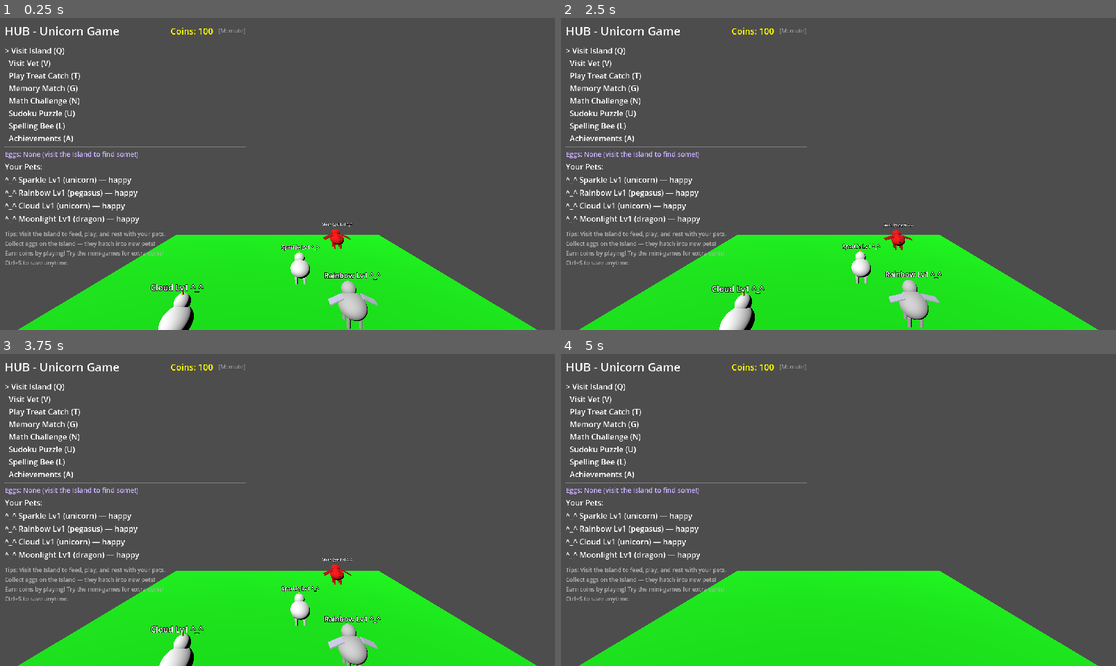
Above: before the commit, frames 1-4 (two rows, left to right).
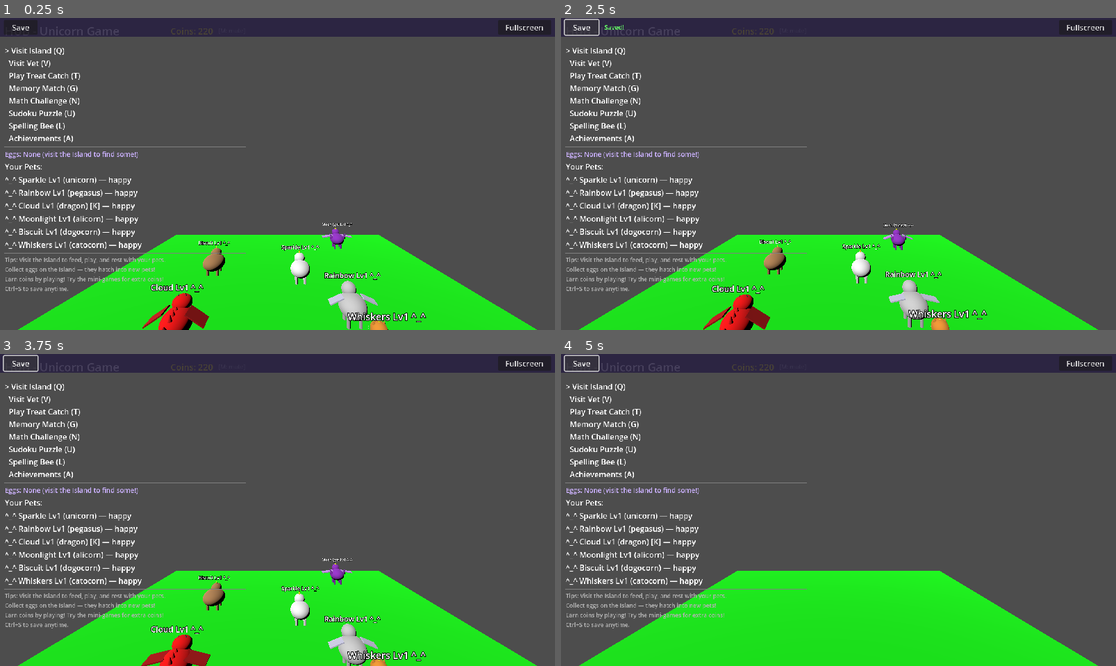
Above: after the commit, the same moments.

Repository: cooneycw/unicorn-game
Game: Godot game, scene res://scenes/Main.tscn
Two runs of this game, one before a commit and one after it. Both use one fixed random seed, a clock stepped at 60 frames per second and the inputs below.
Inputs (mouse positions are in pixels of both pictures, inside the frame that each line leads up to):
- Up to frame 1 (0.25 s): no input
- Up to frame 2 (2.5 s): click (583, 27) at 0.5 s, where only the run after the commit has a clickable "Save"; hold D 1.28-2.03 s; tap F at 1.35 s; tap P at 1.55, 2.1 s; hold S from 2.03 s (still down); tap R at 2.3 s
- Up to frame 3 (3.75 s): release S at 2.78 s; hold D 2.78-3.53 s; tap R at 2.85 s; tap E at 3.05, 3.6 s; hold W from 3.53 s (still down)
- Up to frame 4 (5 s): tap B at 3.8, 4.35 s; release W at 4.28 s; hold A from 4.28 s (still down); tap F at 4.55 s; tap Escape at 4.9 s

The runs differ from the first frame. In frame 1, 9.2% of the frame differs, in the area x 0-100%, y 0-100%; in frame 2, 9.2%; in frame 3, 9.1%; in frame 4, 7.8%.

Commit message:
feat: fix UI overlap, add all pet types, task bar with Save/Fullscreen
- Island UI: replace absolute positioning with VBoxContainer layout
  to fix overlapping text on left side
- Starting pets: add all 6 types (unicorn, pegasus, dragon, alicorn,
  dogocorn, catocorn) so cats and dogs are visible from first launch
- Guarantee at least one starting pet has a koala rider
- Fix coin exploit: increase action cooldown from 0.5s to 2.0s and
  filter key echo/repeat events on action keys (F/P/R/E)
- Add persistent top task bar (autoloaded CanvasLayer) with Save
  button and Fullscreen toggle across all scenes

Co-Authored-By: Claude Opus 4.6 <noreply@anthropic.com>

Diff:
--- a/project.godot
+++ b/project.godot
@@ -18,6 +18,7 @@
 AchievementManager="*res://scenes/AchievementManager.tscn"
 GameManager="*res://scenes/GameManager.tscn"
 AudioManager="*res://scenes/AudioManager.tscn"
+TaskBar="*res://scenes/TaskBar.tscn"
 
 [debug]
 
--- /dev/null
+++ b/scenes/TaskBar.tscn
@@ -0,0 +1,6 @@
+[gd_scene load_steps=2 format=3]
+
+[ext_resource type="Script" path="res://scripts/TaskBar.gd" id="1"]
+
+[node name="TaskBar" type="CanvasLayer"]
+script = ExtResource("1")
--- a/scripts/Island.gd
+++ b/scripts/Island.gd
@@ -14,9 +14,9 @@
 var _instructions_label: Label
 var _feedback_timer: float = 0.0
 
-# Action cooldown to prevent exploits (e.g. holding P+R)
+# Action cooldown to prevent exploits (e.g. holding P+R or rapid tapping)
 var _action_cooldown: float = 0.0
-const ACTION_COOLDOWN_TIME: float = 0.5  # seconds between actions
+const ACTION_COOLDOWN_TIME: float = 2.0  # seconds between actions
 
 # Pet renaming mode
 var _renaming: bool = false
@@ -286,61 +286,66 @@
 	ui.name = "UI"
 	add_child(ui)
 
-	# Title
+	# Main vertical layout — no more overlapping absolute positions
+	var vbox = VBoxContainer.new()
+	vbox.position = Vector2(10, 10)
+	vbox.size = Vector2(500, 600)
+	ui.add_child(vbox)
+
+	# Title row with coins
+	var title_row = HBoxContainer.new()
+	vbox.add_child(title_row)
+
 	var title = Label.new()
 	title.text = "ISLAND"
-	title.position = Vector2(10, 10)
 	title.add_theme_font_size_override("font_size", 22)
-	ui.add_child(title)
-
-	# Coins display
+	title_row.add_child(title)
+
+	var spacer = Control.new()
+	spacer.size_flags_horizontal = Control.SIZE_EXPAND_FILL
+	title_row.add_child(spacer)
+
 	_coins_label = Label.new()
 	_coins_label.text = "Coins: %d" % game_manager.coins
-	_coins_label.position = Vector2(10, 35)
 	_coins_label.add_theme_font_size_override("font_size", 16)
 	_coins_label.add_theme_color_override("font_color", Color.YELLOW)
-	ui.add_child(_coins_label)
-
-	# Instructions
+	title_row.add_child(_coins_label)
+
+	# Instructions — split into two lines so they don't overflow
 	_instructions_label = Label.new()
-	_instructions_label.text = "WASD: move | UP/DOWN: select | F: feed | P: play | R: rest | E: egg | X: rename | Ctrl+S: save | ESC: back"
-	_instructions_label.position = Vector2(10, 55)
+	_instructions_label.text = "WASD: walk | UP/DOWN: select pet | F: feed | P: play | R: rest\nE: collect egg | X: rename | Ctrl+S: save | ESC: back"
 	_instructions_label.add_theme_font_size_override("font_size", 11)
-	ui.add_child(_instructions_label)
-
-	# Rename mode label (hidden by default)
+	vbox.add_child(_instructions_label)
+
+	vbox.add_child(HSeparator.new())
+
+	# Pet list
+	_pet_list_label = Label.new()
+	_pet_list_label.add_theme_font_size_override("font_size", 13)
+	vbox.add_child(_pet_list_label)
+
+	vbox.add_child(HSeparator.new())
+
+	# Stats for selected pet
+	_stats_label = Label.new()
+	_stats_label.add_theme_font_size_override("font_size", 13)
+	vbox.add_child(_stats_label)
+
+	vbox.add_child(HSeparator.new())
+
+	# Feedback message
+	_feedback_label = Label.new()
+	_feedback_label.add_theme_font_size_override("font_size", 15)
+	_feedback_label.add_theme_color_override("font_color", Color.GOLD)
+	vbox.add_child(_feedback_label)
+
+	# Rename mode label (centered, hidden by default)
 	_rename_label = Label.new()
 	_rename_label.position = Vector2(200, 300)
 	_rename_label.add_theme_font_size_override("font_size", 22)
 	_rename_label.add_theme_color_override("font_color", Color(0.4, 1.0, 0.4))
 	_rename_label.visible = false
 	ui.add_child(_rename_label)
-
-	# Pet list (dynamic position based on pet count)
-	_pet_list_label = Label.new()
-	_pet_list_label.position = Vector2(10, 75)
-	_pet_list_label.add_theme_font_size_override("font_size", 13)
-	ui.add_child(_pet_list_label)
-
-	# Stats for selected pet (position will be calculated dynamically)
-	_stats_label = Label.new()
-	_stats_label.position = Vector2(10, 200)
-	_stats_label.add_theme_font_size_override("font_size", 13)
-	ui.add_child(_stats_label)
-
-	# Feedback message (position will be calculated dynamically)
-	_feedback_label = Label.new()
-	_feedback_label.position = Vector2(10, 360)
-	_feedback_label.add_theme_font_size_override("font_size", 15)
-	_feedback_label.add_theme_color_override("font_color", Color.GOLD)
-	ui.add_child(_feedback_label)
-
-func _reposition_ui():
-	# Dynamically position stats and feedback based on pet list height
-	var pet_count = pet_ids.size()
-	var pet_list_bottom = 75 + (pet_count * 18) + 8
-	_stats_label.position.y = pet_list_bottom
-	_feedback_label.position.y = pet_list_bottom + 120
 
 func _highlight_selected():
 	if pet_ids.size() == 0:
@@ -354,7 +359,6 @@
 		var prefix = "> " if i == selected_pet_index else "  "
 		lines += "%s%s Lv%d (%s) %s\n" % [prefix, info["name"], level, info["type"], mood]
 	_pet_list_label.text = lines
-	_reposition_ui()
 
 func _update_stats_display():
 	if pet_ids.size() == 0:
@@ -644,6 +648,11 @@
 
 func _input(event):
 	if event is InputEventKey and event.pressed:
+		# Ignore key repeat (echo) for action keys — prevents hold-to-spam exploit
+		var is_action_key = event.keycode in [KEY_F, KEY_P, KEY_R, KEY_E]
+		if is_action_key and event.is_echo():
+			return
+
 		# Rename mode input handling
 		if _renaming:
 			if event.keycode == KEY_ESCAPE:
--- a/scripts/Main.gd
+++ b/scripts/Main.gd
@@ -206,12 +206,24 @@
 		_egg_label.text = "Eggs: %s" % ", ".join(parts)
 
 func _spawn_starting_pets():
-	var pet_names = ["Sparkle", "Rainbow", "Cloud", "Moonlight"]
-	var pet_types = ["unicorn", "pegasus", "unicorn", "dragon"]
+	var pet_names = ["Sparkle", "Rainbow", "Cloud", "Moonlight", "Biscuit", "Whiskers"]
+	var pet_types = ["unicorn", "pegasus", "dragon", "alicorn", "dogocorn", "catocorn"]
 
 	for i in range(pet_names.size()):
 		var pet_id = game_manager.add_pet(pet_names[i], pet_types[i])
 		_spawn_pet_in_world(pet_id)
+
+	# Guarantee at least one pet has a koala rider
+	var any_koala = false
+	for pid in game_manager.pets.keys():
+		if game_manager.pets[pid].get("has_koala", false):
+			any_koala = true
+			break
+	if not any_koala:
+		# Give a random starting pet a koala
+		var all_ids = game_manager.pets.keys()
+		var lucky_id = all_ids[randi() % all_ids.size()]
+		game_manager.pets[lucky_id]["has_koala"] = true
 
 	_refresh_pet_list()
 
--- /dev/null
+++ b/scripts/TaskBar.gd
@@ -0,0 +1,81 @@
+extends CanvasLayer
+
+# Persistent top task bar — Save button + Fullscreen toggle
+# Autoloaded so it appears on every scene automatically.
+
+var _save_button: Button
+var _fullscreen_button: Button
+var _save_feedback: Label
+var _feedback_timer: float = 0.0
+
+func _ready():
+	layer = 100  # render above everything
+
+	var panel = PanelContainer.new()
+	panel.anchor_right = 1.0
+	panel.size = Vector2(0, 36)
+
+	var style = StyleBoxFlat.new()
+	style.bg_color = Color(0.15, 0.12, 0.25, 0.85)
+	style.content_margin_left = 8
+	style.content_margin_right = 8
+	style.content_margin_top = 4
+	style.content_margin_bottom = 4
+	panel.add_theme_stylebox_override("panel", style)
+	add_child(panel)
+
+	var hbox = HBoxContainer.new()
+	hbox.add_theme_constant_override("separation", 12)
+	panel.add_child(hbox)
+
+	# Save button
+	_save_button = Button.new()
+	_save_button.text = "Save"
+	_save_button.custom_minimum_size = Vector2(70, 28)
+	_save_button.pressed.connect(_on_save_pressed)
+	hbox.add_child(_save_button)
+
+	# Save feedback text
+	_save_feedback = Label.new()
+	_save_feedback.text = ""
+	_save_feedback.add_theme_font_size_override("font_size", 13)
+	_save_feedback.add_theme_color_override("font_color", Color(0.4, 1.0, 0.4))
+	hbox.add_child(_save_feedback)
+
+	# Spacer
+	var spacer = Control.new()
+	spacer.size_flags_horizontal = Control.SIZE_EXPAND_FILL
+	hbox.add_child(spacer)
+
+	# Fullscreen button
+	_fullscreen_button = Button.new()
+	_fullscreen_button.custom_minimum_size = Vector2(110, 28)
+	_fullscreen_button.pressed.connect(_on_fullscreen_pressed)
+	_update_fullscreen_label()
+	hbox.add_child(_fullscreen_button)
+
+func _process(delta: float):
+	if _feedback_timer > 0:
+		_feedback_timer -= delta
+		if _feedback_timer <= 0:
+			_save_feedback.text = ""
+
+func _on_save_pressed():
+	var save_manager = get_tree().root.get_node_or_null("SaveManager")
+	if save_manager:
+		save_manager.save_game()
+	_save_feedback.text = "Saved!"
+	_feedback_timer = 2.0
+
+func _on_fullscreen_pressed():
+	if DisplayServer.window_get_mode() == DisplayServer.WINDOW_MODE_FULLSCREEN:
+		DisplayServer.window_set_mode(DisplayServer.WINDOW_MODE_WINDOWED)
+	else:
+		DisplayServer.window_set_mode(DisplayServer.WINDOW_MODE_FULLSCREEN)
+	_update_fullscreen_label()
+
+func _update_fullscreen_label():
+	if DisplayServer.window_get_mode() == DisplayServer.WINDOW_MODE_FULLSCREEN:
+		_fullscreen_button.text = "Windowed"
+	else:
+		_fullscreen_button.text = "Fullscreen"
